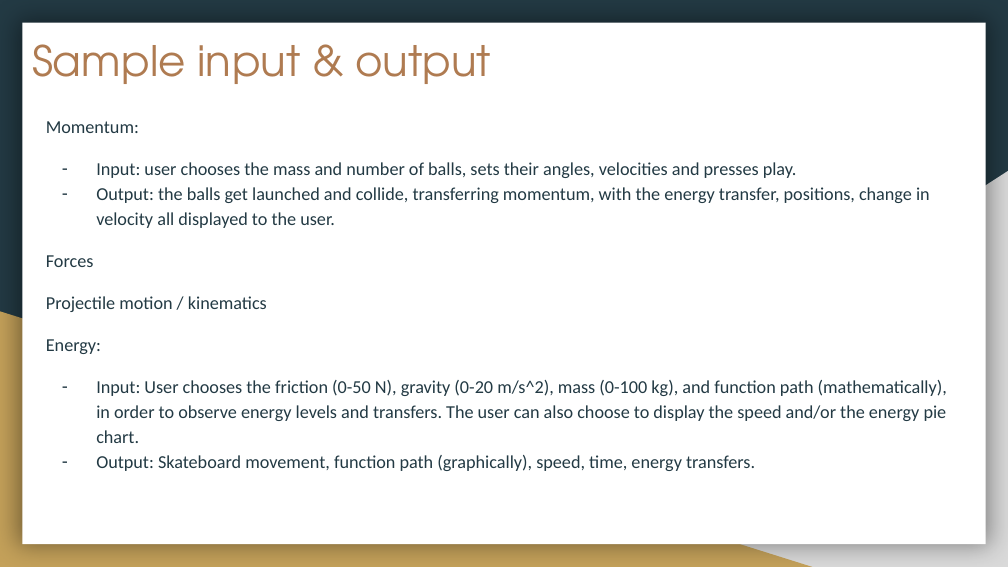
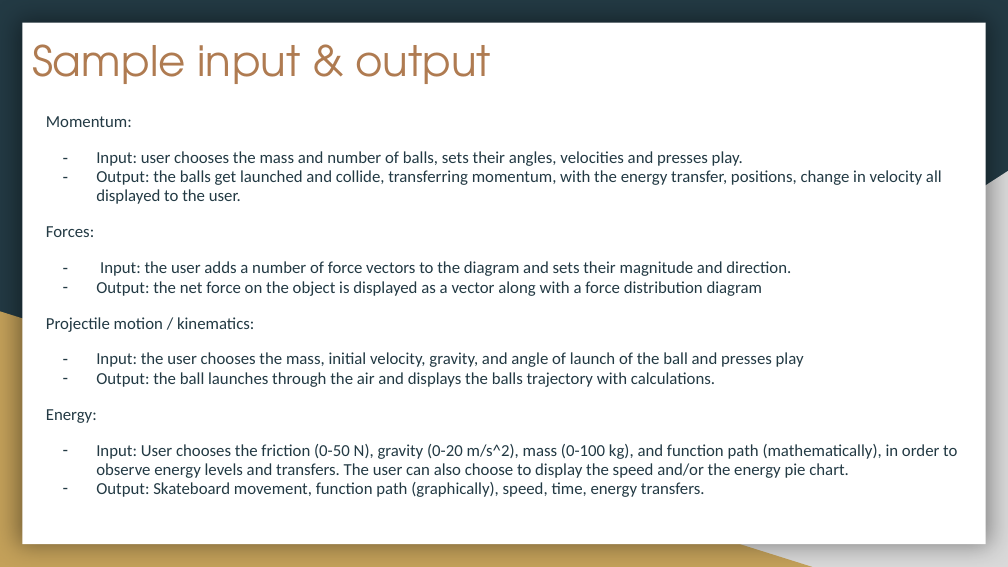
Before and after one commit to adinashby-vanier-college/integrative-project-in-csm-project-epicsam-batteriesnotincluded2, a slide deck: slide 5 of Deliverable 2/epic sam project deliverable 2.pptx. Drawn at 1008x567 pixels with LibreOffice and Linux fonts; fonts in the diff are those of the drawing. Boxes give left, top, right and bottom in pixels: in the first picture for what was removed or moved away, otherwise in the second. Text is boxed around its words. In the diff, an @@ line names an element or a change of style, - is before the commit and + after.

```diff
--- a/Deliverable 2/epic sam project deliverable 2.pptx
+++ b/Deliverable 2/epic sam project deliverable 2.pptx
@@ text at (x1=46, y1=116, x2=957, y2=497): size 13 to 12 pt in "Momentum:", "Input: user chooses the mass and number ...", "Output: the balls get launched and collide, ...", "Energy:" and 2 more places; line spacing 1.15 to 0.95; indent changed @@
@@ text at (x1=46, y1=226, x2=804, y2=387): text changed; size 13 to 12 pt @@
-Forces
-Projectile motion / kinematics
+Forces:
+– Input: the user adds a number of force vectors to the diagram and sets their magnitude and direction.
+– Output: the net force on the object is displayed as a vector along with a force distribution diagram
+Projectile motion / kinematics:
+– Input: the user chooses the mass, initial velocity, gravity, and angle of launch of the ball and presses play
+– Output: the ball launches through the air and displays the balls trajectory with calculations.
```
Also in this commit, not shown: 1 other file.
